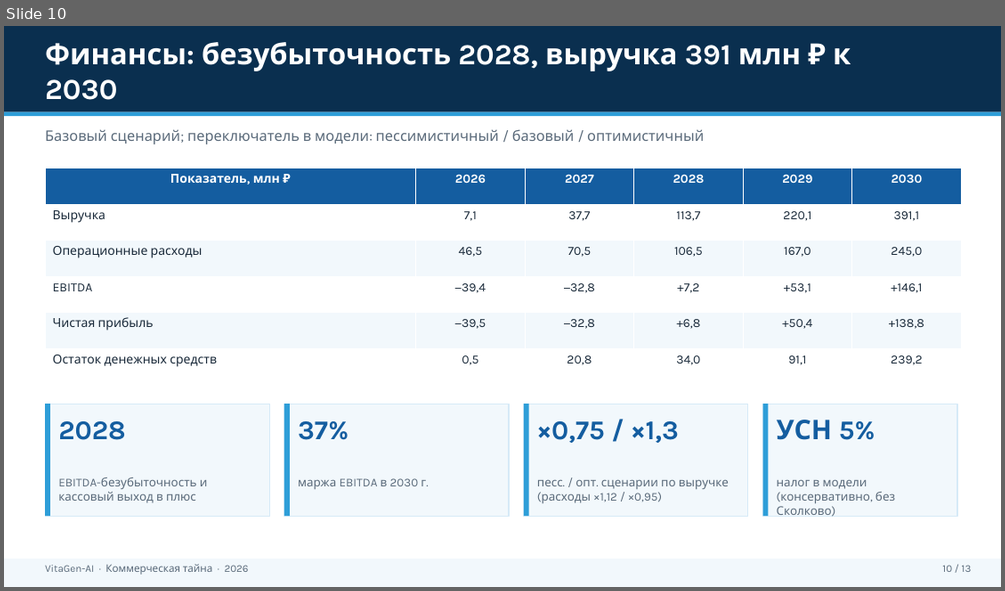
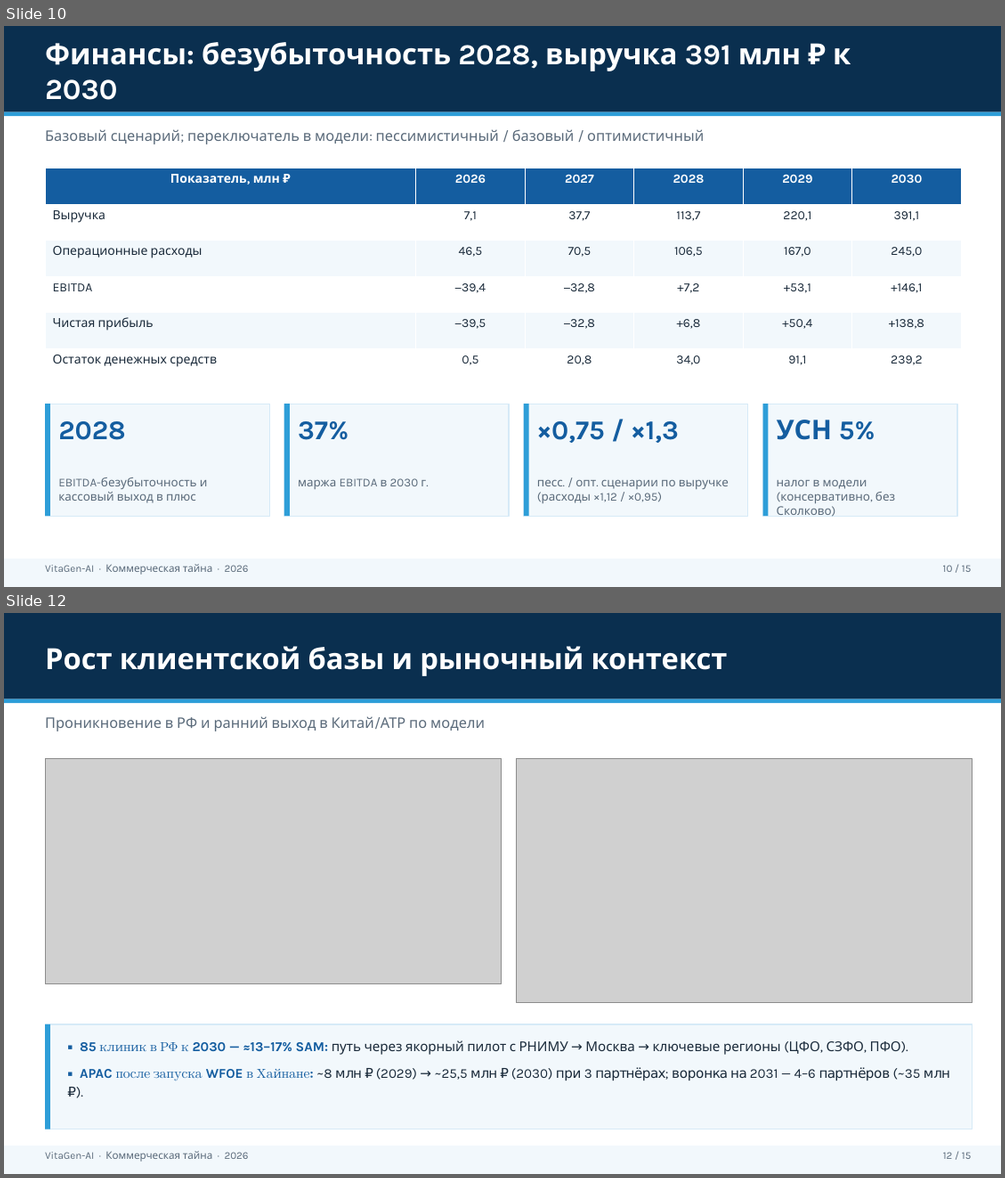
Before and after one commit to Mary-RND/vebinar-ii-analitik-landing, a slide deck: Business plan/Готовые документы/VitaGen_Инвестиционная_презентация.pptx. Shown one above the other, each under a label of ours: slide 10 before the commit, slides 10 and 12 after it; the slides between them are not shown. The pictures are 1005x591 and 1005x1178 pixels, drawn with LibreOffice and Linux fonts; fonts in the diff are those of the drawing; grey boxes stand for pictures. Boxes give left, top, right and bottom in pixels: in the first picture for what was removed or moved away, otherwise in the second. Text is boxed around its words. In the diff, an @@ line names an element or a change of style, - is before the commit and + after.

Commit message:
feat(business-plan): РНИМУ вместо Кулакова, графики и иллюстрации в презентации
Партнёр пилота — РНИМУ им. Н. И. Пирогова во всех трёх документах (БП, презентация, финмодель). Презентация: 15 слайдов (+2 со слайдами графиков: выручка/расходы/EBITDA, клиенты/APAC, TAM-SAM-SOM), иллюстрации в стиле исходника (эмбрион на обложке, ICSI, деление клеток, ДНК на контактах). Скрипты make_assets/make_charts + assets в репозитории.

```diff
--- a/Business plan/Готовые документы/VitaGen_Инвестиционная_презентация.pptx
+++ b/Business plan/Готовые документы/VitaGen_Инвестиционная_презентация.pptx
@@ slide 12 added at (4, 613, 1001, 1174), background #FFFFFF @@
@@ rectangle added at (4, 613, 1001, 699), fill #0A2F4F @@
@@ text added at (45, 646, 728, 676), 28 pt, text #FFFFFF, bold @@
+Рост клиентской базы и рыночный контекст
@@ rectangle added at (4, 699, 1001, 704), fill #2E9ED8 @@
@@ text added at (45, 716, 485, 731), 14 pt, text #5A6A7A @@
+Проникновение в РФ и ранний выход в Китай/АТР по модели
@@ picture added at (45, 759, 502, 984) @@
@@ picture added at (517, 759, 972, 1003) @@
@@ rectangle added at (45, 1024, 972, 1129), fill #F2F8FC, outline #D6EAF7 1 pt @@
@@ rectangle added at (45, 1024, 50, 1129), fill #2E9ED8 @@
@@ text added at (80, 1040, 950, 1080), 13 pt, text #1A2A3A @@
+▪ 85 клиник в РФ к 2030 — ≈13–17% SAM: путь через якорный пилот с РНИМУ → Москва → ключевые регионы (ЦФО, СЗФО, ПФО).
+▪ APAC после запуска WFOE в Хайнане: ~8 млн ₽ (2029) → ~25,5 млн ₽ (2030) при 3 партнёрах; воронка на 2031 — 4–6 партнёров (~35 млн ₽).
@@ rectangle added at (4, 1145, 1001, 1174), fill #F2F8FC @@
@@ text added at (45, 1151, 249, 1161), 10 pt, text #5A6A7A @@
+VitaGen-AI · Коммерческая тайна · 2026
@@ text added at (943, 1151, 971, 1159), 10 pt, text #5A6A7A @@
+12 / 15
@@ slide 10 changed as well @@
@@ text at (943, 564, 971, 572): text changed @@
-10 / 13
+10 / 15
```
Also in this commit, not shown: 12 other slides changed, 1 other slide added, 17 other files.
